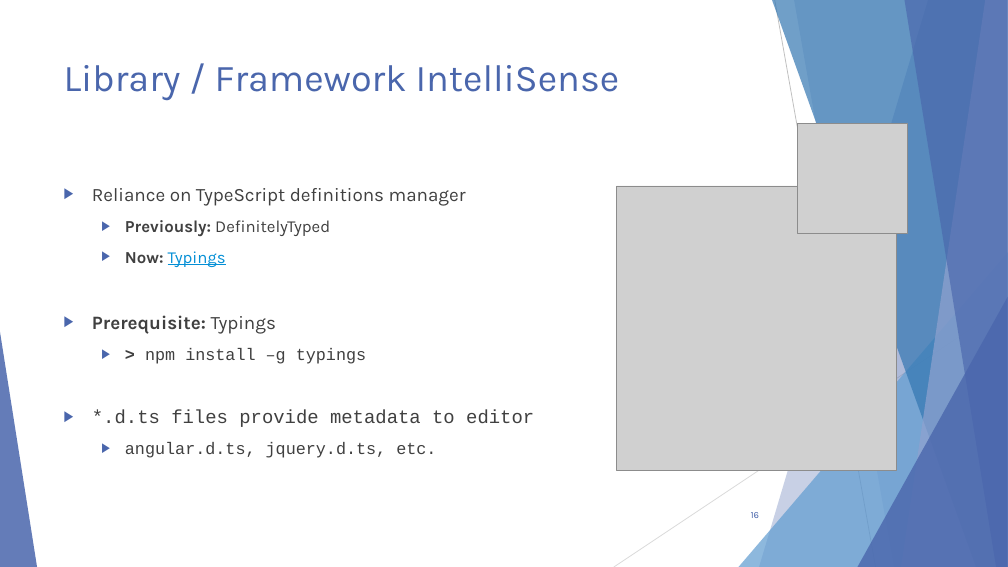
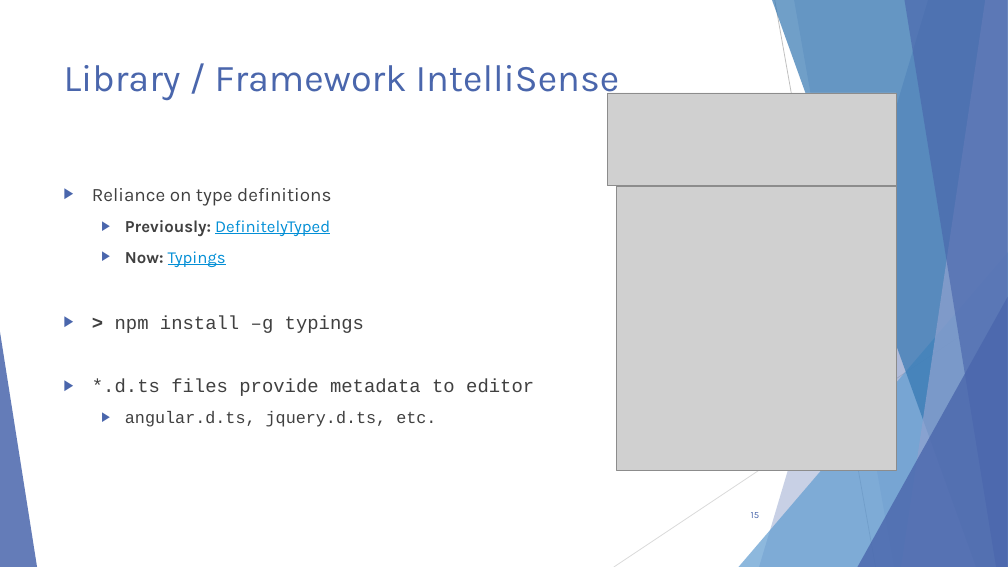
Before and after one commit to scottaddie/slide-decks, a slide deck: slide 15 of Intro to JavaScript Tooling in VS Code - MKEJS.pptx (slide 16 before the commit). Drawn at 1008x567 pixels with LibreOffice and Linux fonts; fonts in the diff are those of the drawing; grey boxes stand for pictures. Boxes give left, top, right and bottom in pixels: in the first picture for what was removed or moved away, otherwise in the second. Text is boxed around its words. In the diff, an @@ line names an element or a change of style, - is before the commit and + after.

Commit message:
Updated typings/tsd slides

```diff
--- a/Intro to JavaScript Tooling in VS Code - MKEJS.pptx
+++ b/Intro to JavaScript Tooling in VS Code - MKEJS.pptx
@@ picture added at bbox=[607, 93, 896, 186] @@
@@ picture removed at bbox=[798, 123, 908, 234] @@
@@ text at bbox=[92, 188, 331, 206]: text changed @@
-▶ Reliance on TypeScript definitions manager
+▶ Reliance on type definitions
@@ text at bbox=[115, 220, 364, 333]: text colour #404040 to #038FD6, underline on in "DefinitelyTyped"; size 16 to 18 pt in "> npm install –g typings"; list level 2 to 1 in "> npm install –g typings" @@
@@ text at bbox=[92, 315, 276, 334]: paragraph removed @@
-▶ Prerequisite: Typings
```
Also in this commit, not shown: 3 other slides changed, 1 slide added, 1 slide removed.
